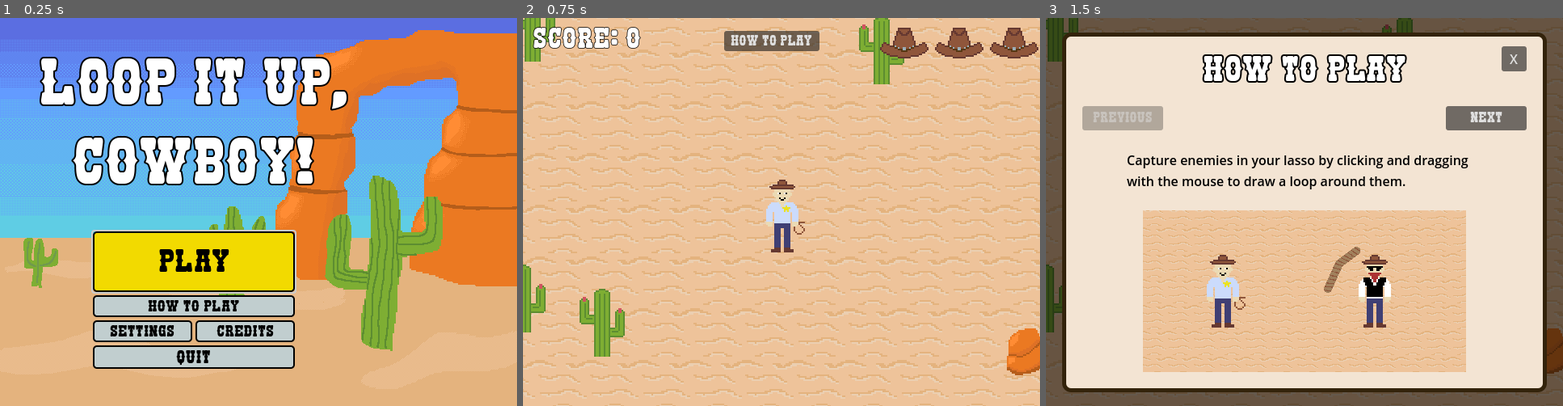
Above: before the commit, frames 1-3 (left to right).
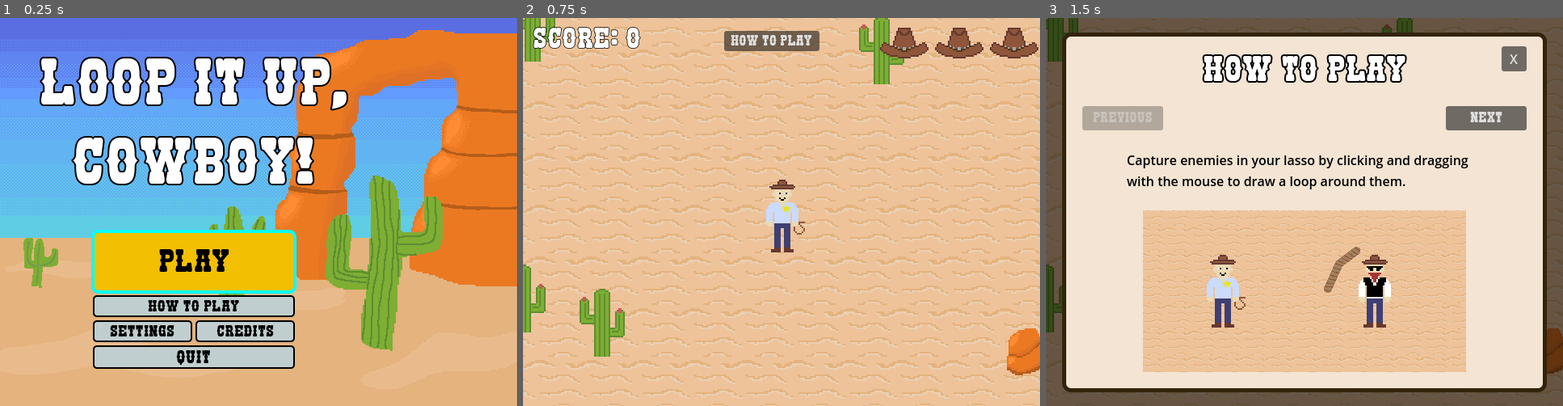
Above: after the commit, the same moments.

Repository: thearst3rd/gmtk-2025
Game: Godot game, scene res://src/menu/main_menu.tscn
Same seed, same stepped clock (60 frames per second), same inputs: the game is played once before the commit and once after it. The engine's default icon, where the game draws it, is replaced by a stand-in: a white triangle on a blue panel in a dark square.
Inputs:
- Up to frame 1 (0.25 s): no input
- Up to frame 2 (0.75 s): click "Play" at 0.5 s
- Up to frame 3 (1.5 s): click "How To Play" at 1.25 s

The runs differ from the first frame. In frame 1, 6.0% of the frame differs, in the area x 17-58%, y 54-72%; in frame 2, nothing differs; in frame 3, nothing differs.

Commit message:
Better highlighting on main menu

Diff:
--- a/resources/title_screen_theme.tres
+++ b/resources/title_screen_theme.tres
@@ -1,6 +1,27 @@
-[gd_resource type="Theme" load_steps=9 format=3 uid="uid://8im330q2fq1g"]
+[gd_resource type="Theme" load_steps=10 format=3 uid="uid://8im330q2fq1g"]
 
 [ext_resource type="FontFile" uid="uid://djodagq044sqa" path="res://assets/fonts/nandaka-western.regular.ttf" id="1_ldq0c"]
+
+[sub_resource type="StyleBoxFlat" id="StyleBoxFlat_qu72v"]
+content_margin_left = 4.0
+content_margin_top = 4.0
+content_margin_right = 4.0
+content_margin_bottom = 4.0
+bg_color = Color(1, 1, 1, 0.74902)
+draw_center = false
+border_width_left = 4
+border_width_top = 4
+border_width_right = 4
+border_width_bottom = 4
+border_color = Color(0, 1, 1, 1)
+corner_radius_top_left = 8
+corner_radius_top_right = 8
+corner_radius_bottom_right = 8
+corner_radius_bottom_left = 8
+expand_margin_left = 2.0
+expand_margin_top = 2.0
+expand_margin_right = 2.0
+expand_margin_bottom = 2.0
 
 [sub_resource type="StyleBoxFlat" id="StyleBoxFlat_ldq0c"]
 content_margin_left = 4.0
@@ -55,7 +76,7 @@
 content_margin_top = 4.0
 content_margin_right = 4.0
 content_margin_bottom = 4.0
-bg_color = Color(0.95, 0.89205, 0.3705, 1)
+bg_color = Color(0.95, 0.8341, 0.3705, 1)
 border_width_left = 2
 border_width_top = 2
 border_width_right = 2
@@ -71,7 +92,7 @@
 content_margin_top = 4.0
 content_margin_right = 4.0
 content_margin_bottom = 4.0
-bg_color = Color(0.73, 0.657, 0, 1)
+bg_color = Color(0.73, 0.584, 0, 1)
 border_width_left = 2
 border_width_top = 2
 border_width_right = 2
@@ -87,7 +108,7 @@
 content_margin_top = 4.0
 content_margin_right = 4.0
 content_margin_bottom = 4.0
-bg_color = Color(0.95, 0.855, 0, 1)
+bg_color = Color(0.94902, 0.752941, 0, 1)
 border_width_left = 2
 border_width_top = 2
 border_width_right = 2
@@ -103,7 +124,7 @@
 content_margin_top = 4.0
 content_margin_right = 4.0
 content_margin_bottom = 4.0
-bg_color = Color(0.73, 0.657, 0, 1)
+bg_color = Color(0.73, 0.584, 0, 1)
 border_width_left = 2
 border_width_top = 2
 border_width_right = 2
@@ -122,6 +143,7 @@
 Button/colors/font_hover_pressed_color = Color(0, 0, 0, 1)
 Button/colors/font_pressed_color = Color(0, 0, 0, 1)
 Button/font_sizes/font_size = 18
+Button/styles/focus = SubResource("StyleBoxFlat_qu72v")
 Button/styles/hover = SubResource("StyleBoxFlat_ldq0c")
 Button/styles/normal = SubResource("StyleBoxFlat_3607d")
 Button/styles/pressed = SubResource("StyleBoxFlat_8h1y4")
